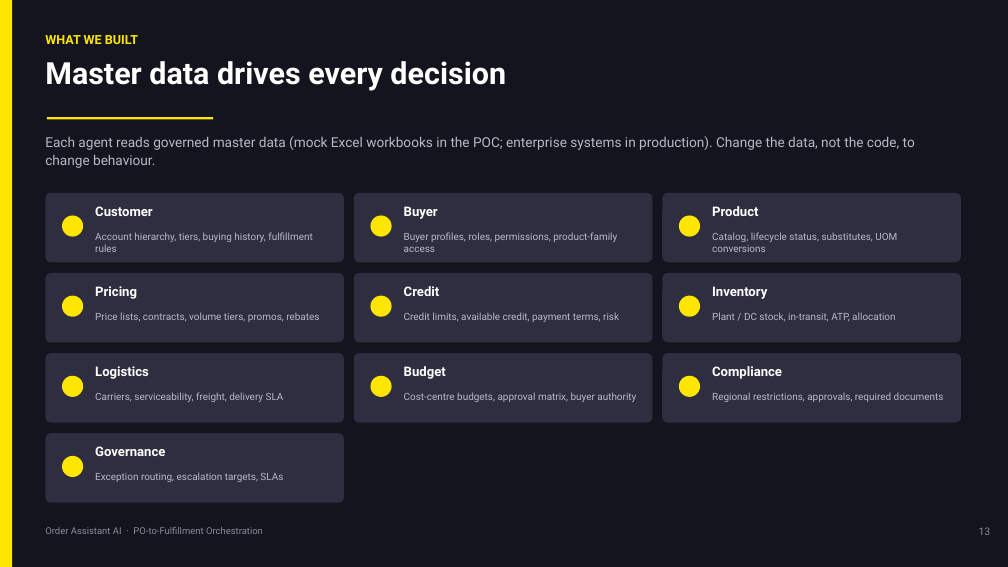
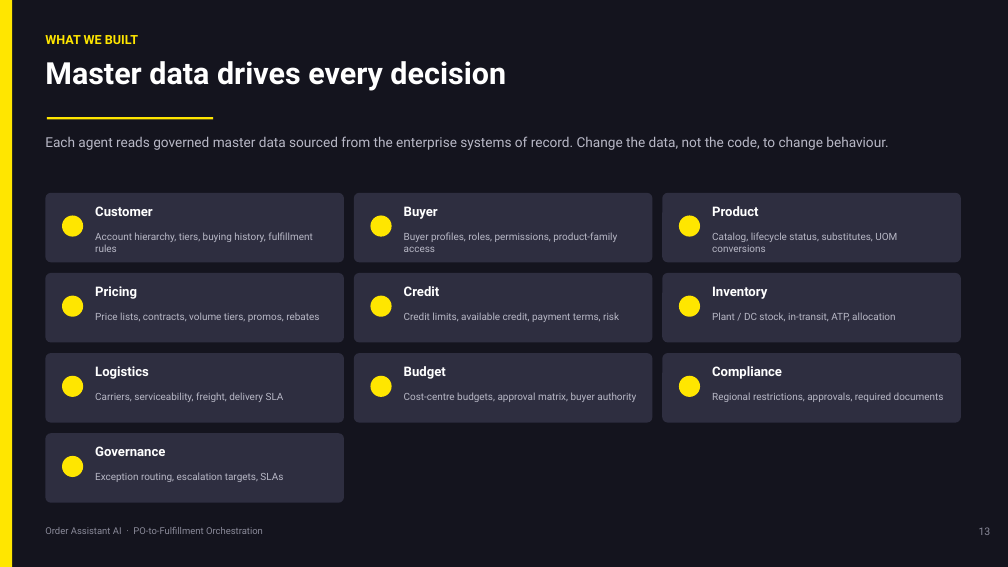
Before and after one commit to sanjayk-ey/pofullfilmentpoc, a slide deck: slide 13 of demo/PO-Fulfillment-Orchestration-Architecture.pptx. Drawn at 1008x567 pixels with LibreOffice and Linux fonts; fonts in the diff are those of the drawing. Boxes give left, top, right and bottom in pixels: in the first picture for what was removed or moved away, otherwise in the second. Text is boxed around its words. In the diff, an @@ line names an element or a change of style, - is before the commit and + after.

```diff
--- a/demo/PO-Fulfillment-Orchestration-Architecture.pptx
+++ b/demo/PO-Fulfillment-Orchestration-Architecture.pptx
@@ text at [45, 136, 888, 150]: text changed @@
-Each agent reads governed master data (mock Excel workbooks in the POC; enterprise systems in production). Change the data, not the code, to change behaviour.
+Each agent reads governed master data sourced from the enterprise systems of record. Change the data, not the code, to change behaviour.
```
Also in this commit, not shown: 8 other slides changed, 1 other file.
